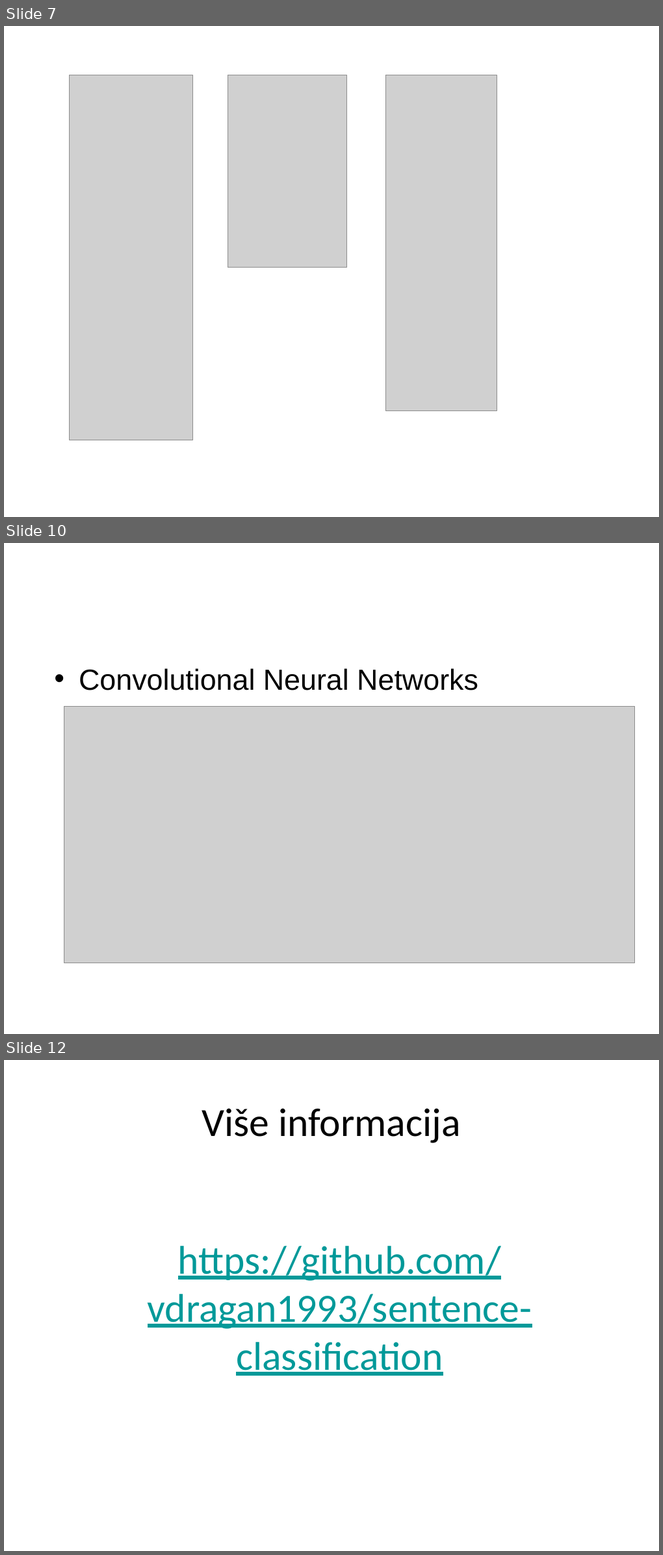
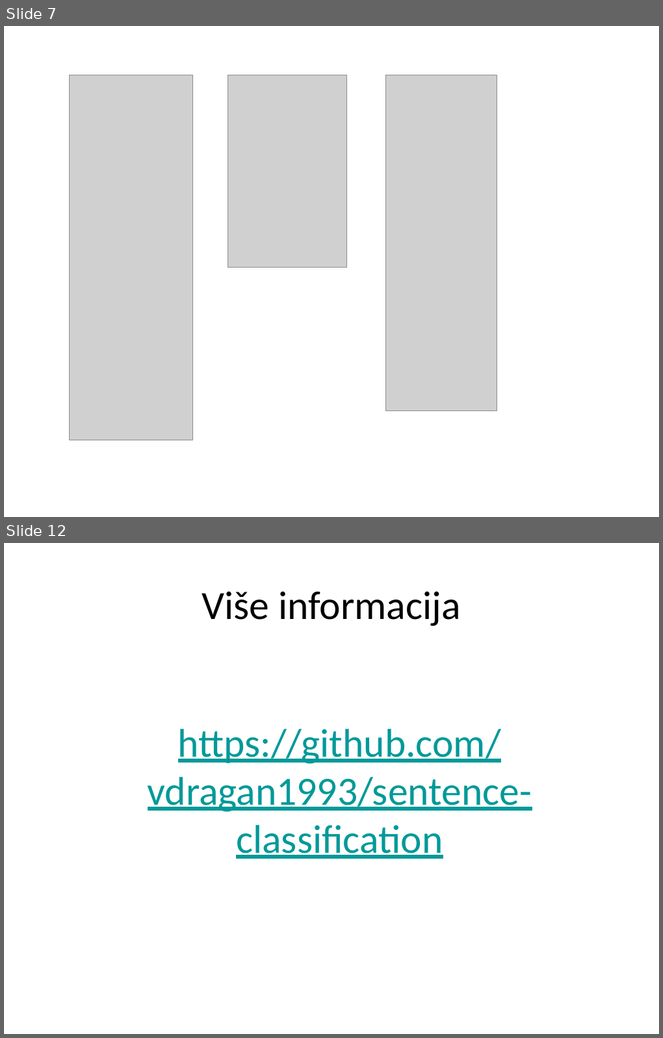
Before and after one commit to vdragan1993/sentence-classification, a slide deck: semantic_classification_ppt.pptx. Shown one above the other, each under a label of ours: slides 7, 10 and 12 before the commit, slides 7 and 12 after it; the slides between them are not shown. The pictures are 663x1555 and 663x1038 pixels, drawn with LibreOffice and Linux fonts; fonts in the diff are those of the drawing; grey boxes stand for pictures; background and template pictures are left out. Boxes give left, top, right and bottom in pixels: in the first picture for what was removed or moved away, otherwise in the second. Text is boxed around its words. In the diff, an @@ line names an element or a change of style, - is before the commit and + after.

```diff
--- a/semantic_classification_ppt.pptx
+++ b/semantic_classification_ppt.pptx
@@ slide 10 removed at <box>4,543,659,1034</box>, background picture (left out) @@
@@ text removed at <box>79,668,478,691</box> @@
-• Convolutional Neural Networks
@@ picture removed at <box>64,707,635,964</box> @@
```
Also in this commit, not shown: 1 slide changed, 3 slides added, 2 other slides removed.
